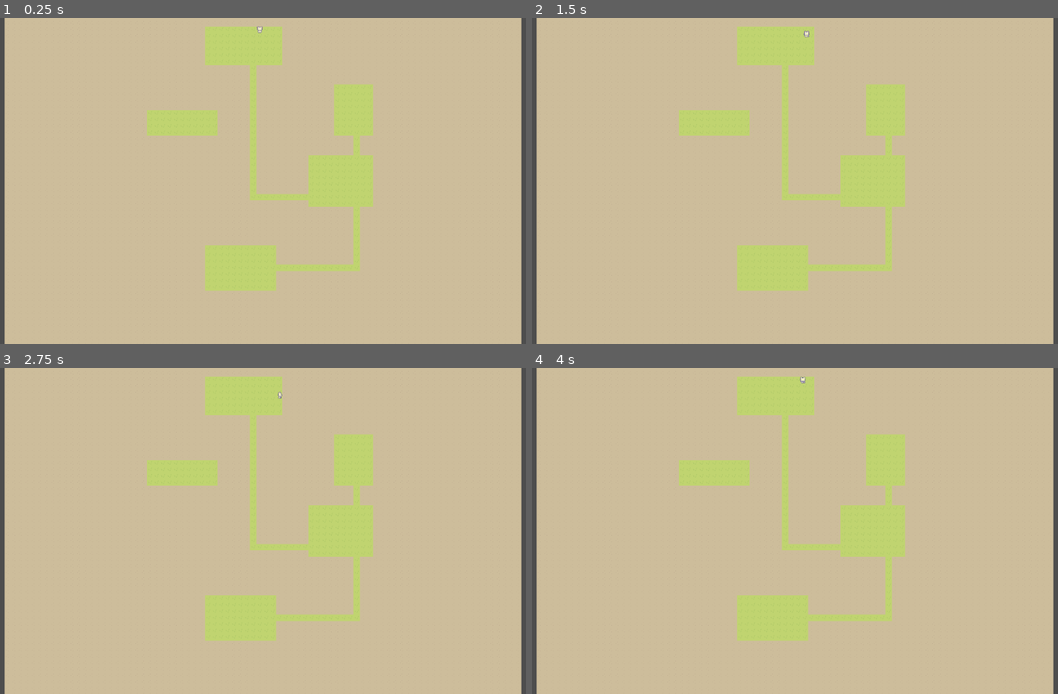
Above: before the commit, frames 1-4 (two rows, left to right).
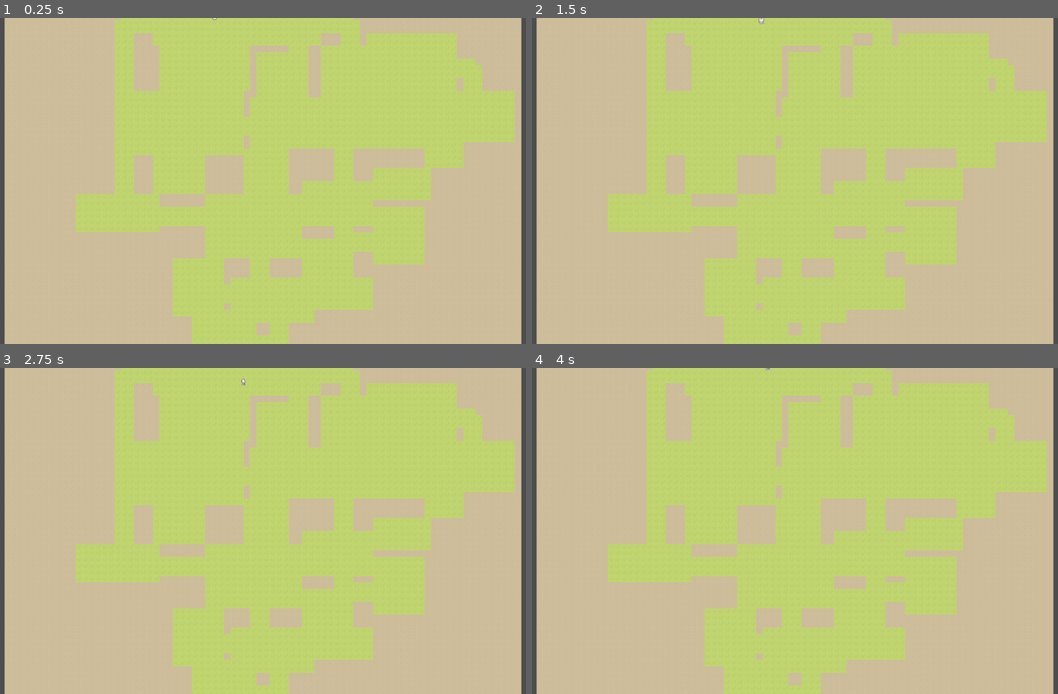
Above: after the commit, the same moments.

Repository: cleverLucky/Rogue
Game: Godot game, scene res://scenes/main.tscn
Two runs of this game, one before a commit and one after it. Both use one fixed random seed, a clock stepped at 60 frames per second and the inputs below. The project has no main scene, so this scene is started directly.
Inputs (mouse positions are in pixels of both pictures, inside the frame that each line leads up to):
- Up to frame 1 (0.25 s): no input
- Up to frame 2 (1.5 s): tap Enter at 0.5 s; move the mouse to (921, 164) at 0.52 s; hold D (right) 0.53-1.28 s; tap Space at 1.25 s; move the mouse to (679, 197) at 1.27 s; hold S (down) from 1.28 s (still down)
- Up to frame 3 (2.75 s): tap Enter at 2 s; move the mouse to (320, 459) at 2.02 s; release S (down) at 2.03 s; hold D (right) from 2.03 s (still down)
- Up to frame 4 (4 s): tap Space at 2.75 s; move the mouse to (763, 596) at 2.77 s; release D (right) at 2.78 s; hold W (up) 2.78-3.53 s; move the mouse to (968, 579) at 3.52 s; hold A (left) from 3.53 s (still down)

The runs differ from the first frame. In frame 1, 42% of the frame differs, in the area x 14-98%, y 0-100%; in frame 2, 42%; in frame 3, 42%; in frame 4, 42%.

Commit message:
生成了一个比较复杂的地牢

Diff:
--- a/scenes/main.tscn
+++ b/scenes/main.tscn
@@ -4,3 +4,7 @@
 
 [node name="Main" type="Node2D"]
 script = ExtResource("1")
+map_width = null
+map_height = null
+tile_size = null
+tileset_path = null
--- /dev/null
+++ b/scripts/DungeonCore.gd
@@ -0,0 +1,294 @@
+# scripts/DungeonCore.gd
+# TinyKeep 风格地牢生成核心逻辑（独立脚本）
+class_name DungeonCore
+extends RefCounted
+
+var map_width: int
+var map_height: int
+var num_rooms: int = 25
+var separation_iterations: int = 1000
+var separation_force: float = 0.5
+var main_room_threshold: float = 0.7
+var extra_edge_ratio: float = 0.15
+var corridor_width: int = 3
+
+var grid: Array = []
+var rooms: Array[Dictionary] = []  # [{'id':int, 'rect':Rect2, 'center':Vector2, 'area':float}]
+
+# 主生成函数：返回生成的网格（0=墙，1=地板）
+func generate_grid(width: int, height: int) -> Array:
+	map_width = width
+	map_height = height
+
+	print("🚀 开始生成 TinyKeep 风格地牢...")
+
+	# 1. 初始化全墙网格
+	grid = []
+	for y in range(map_height):
+		var row = []
+		for x in range(map_width):
+			row.append(0)  # 0=墙
+		grid.append(row)
+
+	# 2. 生成并分离房间
+	generate_and_separate_rooms()
+
+	# 3. 雕刻所有房间到网格
+	carve_all_rooms()
+
+	# 4. 选择主房间并计算 Delaunay + MST + 额外边
+	var main_rooms = select_main_rooms()
+	if main_rooms.size() < 2:
+		print("⚠️ 主房间太少，使用简单连接...")
+		connect_rooms_simple()
+	else:
+		print("🔗 计算 Delaunay 三角剖分和 MST...")
+		var mst_edges = compute_mst(main_rooms)
+		var all_edges = get_delaunay_edges(main_rooms)
+		var extra_edges = get_extra_edges(all_edges, mst_edges, extra_edge_ratio)
+		var corridor_edges = mst_edges + extra_edges
+		build_corridors(main_rooms, corridor_edges)
+
+	print("🎉 地牢网格生成完成！房间数: ", rooms.size())
+	return grid
+
+# 生成初始房间（圆内均匀分布）
+func generate_and_separate_rooms():
+	rooms.clear()
+	var map_center = Vector2(map_width / 2.0, map_height / 2.0)
+	var radius = min(map_width, map_height) * 0.4
+
+	for i in range(num_rooms):
+		var room_size_x = randi_range(6, 15)
+		var room_size_y = randi_range(4, 10)
+		var offset = random_point_in_circle(radius)
+		var center = map_center + offset
+		var rect = Rect2(center - Vector2(room_size_x / 2.0, room_size_y / 2.0), Vector2(room_size_x, room_size_y))
+
+		var room = {
+			'id': i,
+			'rect': rect,
+			'center': center,
+			'area': room_size_x * room_size_y
+		}
+		rooms.append(room)
+
+	# 分离房间（物理模拟）
+	separate_rooms()
+
+# 圆内均匀随机点
+func random_point_in_circle(radius: float) -> Vector2:
+	var angle = randf() * TAU
+	var r = sqrt(randf()) * radius
+	return Vector2(cos(angle) * r, sin(angle) * r)
+
+# 分离房间（物理模拟）
+func separate_rooms():
+	var moved = true
+	var iter = 0
+	while moved and iter < separation_iterations:
+		moved = false
+		iter += 1
+
+		for i in range(rooms.size()):
+			for j in range(i + 1, rooms.size()):
+				if rooms[i].rect.intersects(rooms[j].rect):
+					var dx = rooms[j].center.x - rooms[i].center.x
+					var dy = rooms[j].center.y - rooms[i].center.y
+					var dist = sqrt(dx * dx + dy * dy)
+					if dist < 0.001:
+						dist = 0.001
+						dx = randf_range(-1, 1)
+						dy = randf_range(-1, 1)
+
+					var force_mag = separation_force * (1.0 / dist)
+					dx = dx / dist * force_mag
+					dy = dy / dist * force_mag
+
+					rooms[i].center.x -= dx
+					rooms[i].center.y -= dy
+					rooms[j].center.x += dx
+					rooms[j].center.y += dy
+
+					rooms[i].rect.position = rooms[i].center - rooms[i].rect.size * 0.5
+					rooms[j].rect.position = rooms[j].center - rooms[j].rect.size * 0.5
+
+					moved = true
+
+	# 网格对齐并 Clamp 到边界
+	for room in rooms:
+		room.rect.position.x = round(room.rect.position.x)
+		room.rect.position.y = round(room.rect.position.y)
+		room.center.x = room.rect.position.x + room.rect.size.x * 0.5
+		room.center.y = room.rect.position.y + room.rect.size.y * 0.5
+
+		# Clamp
+		room.rect.position.x = max(1.0, min(room.rect.position.x, map_width - room.rect.size.x - 1.0))
+		room.rect.position.y = max(1.0, min(room.rect.position.y, map_height - room.rect.size.y - 1.0))
+		room.center.x = room.rect.position.x + room.rect.size.x * 0.5
+		room.center.y = room.rect.position.y + room.rect.size.y * 0.5
+
+# 雕刻所有房间
+func carve_all_rooms():
+	for room in rooms:
+		var rect_i = Rect2i(room.rect.position.round(), room.rect.size.round())
+		for x in range(rect_i.position.x, rect_i.position.x + rect_i.size.x):
+			for y in range(rect_i.position.y, rect_i.position.y + rect_i.size.y):
+				if x >= 0 and x < map_width and y >= 0 and y < map_height:
+					grid[y][x] = 1
+
+# 选择主房间（较大房间）
+func select_main_rooms() -> Array[Dictionary]:
+	var avg_area = 0.0
+	for room in rooms:
+		avg_area += room.area
+	avg_area /= rooms.size()
+
+	var main_rooms_local: Array[Dictionary] = []
+	for room in rooms:
+		if room.area > avg_area * main_room_threshold:
+			main_rooms_local.append(room)
+
+	return main_rooms_local
+
+# ─────────────── Delaunay 三角剖分 ───────────────
+func get_delaunay_edges(main_rooms: Array[Dictionary]) -> Array[Dictionary]:
+	var centers: PackedVector2Array = []
+	for room in main_rooms:
+		centers.append(room.center)
+
+	var triangles = Geometry2D.triangulate_delaunay(centers)
+	if triangles.is_empty():
+		print("⚠️ Delaunay 三角剖分失败，返回空边集")
+		return []
+
+	var edge_dict: Dictionary = {}
+	for i in range(0, triangles.size(), 3):
+		var a = triangles[i]
+		var b = triangles[i + 1]
+		var c = triangles[i + 2]
+
+		_add_unique_edge(edge_dict, a, b, centers)
+		_add_unique_edge(edge_dict, b, c, centers)
+		_add_unique_edge(edge_dict, c, a, centers)
+
+	var edges: Array[Dictionary] = []
+	for key in edge_dict:
+		var parts = key.split(",")
+		var u = int(parts[0])
+		var v = int(parts[1])
+		var w = edge_dict[key]
+		edges.append({'u': u, 'v': v, 'w': w})
+
+	return edges
+
+func _add_unique_edge(edge_dict: Dictionary, a: int, b: int, centers: PackedVector2Array):
+	var u = mini(a, b)
+	var v = maxi(a, b)
+	var key = str(u) + "," + str(v)
+	var dist = centers[a].distance_to(centers[b])
+	if not edge_dict.has(key):
+		edge_dict[key] = dist
+
+# ─────────────── 最小生成树 (Kruskal) ───────────────
+func compute_mst(main_rooms: Array[Dictionary]) -> Array[Dictionary]:
+	var n = main_rooms.size()
+	var all_edges = get_delaunay_edges(main_rooms)
+
+	all_edges.sort_custom(func(a, b): return a.w < b.w)
+
+	var parent: Array[int] = []
+	var rank: Array[int] = []
+	for i in range(n):
+		parent.append(i)
+		rank.append(0)
+
+	var mst_edges: Array[Dictionary] = []
+	for edge in all_edges:
+		var pu = _find(parent, edge.u)
+		var pv = _find(parent, edge.v)
+		if pu != pv:
+			_union(parent, rank, pu, pv)
+			mst_edges.append(edge)
+
+	return mst_edges
+
+func _find(parent: Array[int], x: int) -> int:
+	if parent[x] != x:
+		parent[x] = _find(parent, parent[x])
+	return parent[x]
+
+func _union(parent: Array[int], rank: Array[int], x: int, y: int):
+	if rank[x] > rank[y]:
+		parent[y] = x
+	elif rank[x] < rank[y]:
+		parent[x] = y
+	else:
+		parent[y] = x
+		rank[x] += 1
+
+# ─────────────── 添加额外边（创建循环） ───────────────
+func get_extra_edges(all_edges: Array[Dictionary], mst_edges: Array[Dictionary], ratio: float) -> Array[Dictionary]:
+	var mst_set: Dictionary = {}
+	for edge in mst_edges:
+		var key = str(mini(edge.u, edge.v)) + "," + str(maxi(edge.u, edge.v))
+		mst_set[key] = true
+
+	var extra: Array[Dictionary] = []
+	var num_extra = int(all_edges.size() * ratio)
+	all_edges.shuffle()
+
+	for edge in all_edges:
+		var key = str(mini(edge.u, edge.v)) + "," + str(maxi(edge.u, edge.v))
+		if not mst_set.has(key) and extra.size() < num_extra:
+			extra.append(edge)
+
+	return extra
+
+# ─────────────── 构建走廊 ───────────────
+func build_corridors(main_rooms: Array[Dictionary], edges: Array[Dictionary]):
+	for edge in edges:
+		var p1 = main_rooms[edge.u].center
+		var p2 = main_rooms[edge.v].center
+		dig_l_shaped_corridor(p1, p2)
+
+func dig_l_shaped_corridor(p1: Vector2, p2: Vector2):
+	var cx1 = round(p1.x)
+	var cy1 = round(p1.y)
+	var cx2 = round(p2.x)
+	var cy2 = round(p2.y)
+
+	# 水平段
+	for x in range(mini(cx1, cx2), maxi(cx1, cx2) + 1):
+		for off in range(-corridor_width / 2, corridor_width / 2 + 1):
+			set_grid_tile(x, int(cy1) + off)
+
+	# 垂直段
+	for y in range(mini(cy1, cy2), maxi(cy1, cy2) + 1):
+		for off in range(-corridor_width / 2, corridor_width / 2 + 1):
+			set_grid_tile(int(cx2) + off, y)
+
+# 简单回退连接
+func connect_rooms_simple():
+	var floors: Array[Vector2i] = []
+	for y in range(map_height):
+		for x in range(map_width):
+			if grid[y][x] == 1:
+				floors.append(Vector2i(x, y))
+
+	for i in range(5):
+		if floors.size() < 2:
+			break
+		var start = floors[randi() % floors.size()]
+		var end = floors[randi() % floors.size()]
+		dig_tunnel_simple(start, end)
+
+func dig_tunnel_simple(start: Vector2i, end: Vector2i):
+	for x in range(mini(start.x, end.x), maxi(start.x, end.x) + 1):
+		set_grid_tile(x, start.y)
+	for y in range(mini(start.y, end.y), maxi(start.y, end.y) + 1):
+		set_grid_tile(end.x, y)
+
+func set_grid_tile(x: int, y: int):
+	if x >= 0 and x < map_width and y >= 0 and y < map_height:
+		grid[y][x] = 1
--- a/scripts/DungeonGenerator.gd
+++ b/scripts/DungeonGenerator.gd
@@ -5,6 +5,8 @@
 @export var map_width: int = 80
 @export var map_height: int = 60
 @export var tile_size: int = 16
+
+var dungeon_core: DungeonCore
 
 var grid: Array = []         # 2D网格：0=墙，1=地板
 @export var tilemap: TileMapLayer
@@ -22,21 +24,32 @@
 func generate_dungeon():
 	print("🚀 开始生成地牢...")
 
-	# 1. 初始化全墙网格
-	grid = []
-	for y in range(map_height):
-		var row = []
-		for x in range(map_width):
-			row.append(0)  # 0=墙
-		grid.append(row)
+	# # 1. 初始化全墙网格
+	# grid = []
+	# for y in range(map_height):
+	# 	var row = []
+	# 	for x in range(map_width):
+	# 		row.append(0)  # 0=墙
+	# 	grid.append(row)
 
-	# 2. 生成5个随机房间
-	for i in range(5):
-		create_random_room()
+	# # 2. 生成5个随机房间
+	# for i in range(5):
+	# 	create_random_room()
 
-	# 3. 连接房间
-	connect_rooms()
+	# # 3. 连接房间
+	# connect_rooms()
 
+	# 1. 创建核心生成器实例
+	dungeon_core = DungeonCore.new()
+
+	# 可选：在这里修改 DungeonCore 的参数（如果需要覆盖默认值）
+	# dungeon_core.num_rooms = 30
+	# dungeon_core.corridor_width = 4
+	# dungeon_core.extra_edge_ratio = 0.2
+	# dungeon_core.separation_force = 0.8
+
+	# 2. 使用 DungeonCore 生成网格
+	grid = dungeon_core.generate_grid(map_width, map_height)
 	# 4. 创建并绘制 TileMap
 	create_tilemap()
 	draw_dungeon()
Not shown, added: scripts/DungeonCore.gd.uid
